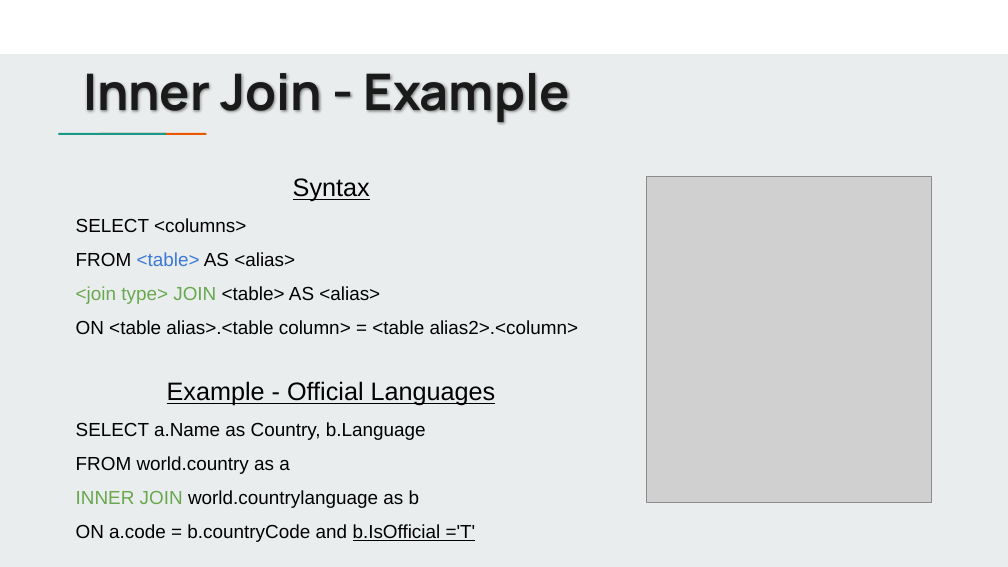
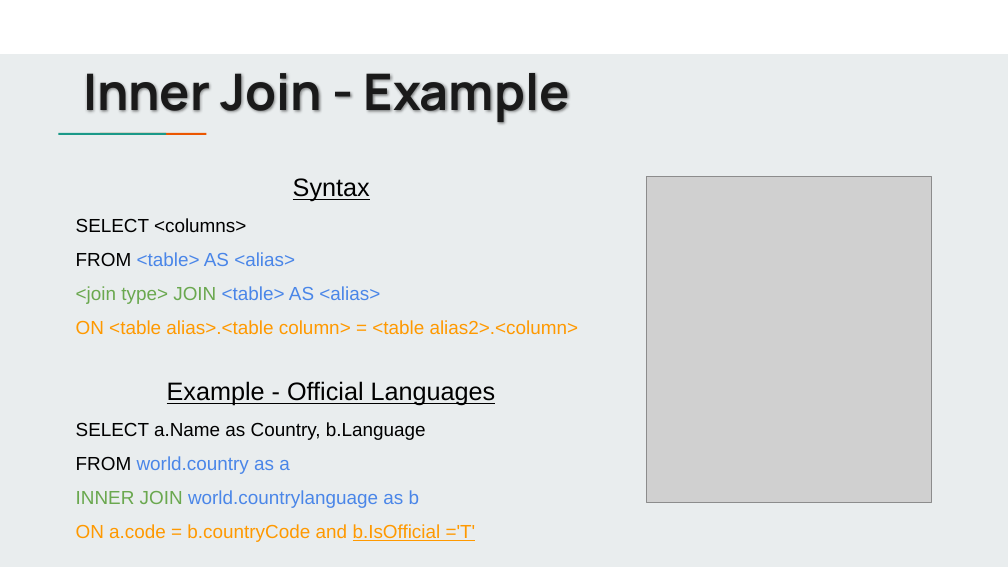
Before and after one commit to jbergmann56/OSDA-DataManipulationAndManagement, a slide deck: slide 4 of Lectures/Manipulating Data Pt. 2 (4).pptx (slide 15 before the commit). Drawn at 1008x567 pixels with LibreOffice and Linux fonts; fonts in the diff are those of the drawing; grey boxes stand for pictures. Boxes give left, top, right and bottom in pixels: in the first picture for what was removed or moved away, otherwise in the second. Text is boxed around its words. In the diff, an @@ line names an element or a change of style, - is before the commit and + after.

```diff
--- a/Lectures/Manipulating Data Pt. 2 (4).pptx
+++ b/Lectures/Manipulating Data Pt. 2 (4).pptx
@@ text "Syntax SELECT <columns> FROM <table> ..." at box(76, 178, 579, 542): text colour #3C78D8 to #4A86E8 in "<table>"; text colour #000000 to #4A86E8 in "AS <alias> <table> AS <alias>", "world.country as a world.countrylanguage as b"; text colour #000000 to #FF9900 in "ON <table alias>.<table column> = <table alias2>.<column>", "ON a.code = b.countryCode and b.IsOfficial ='T'" @@
```
Also in this commit, not shown: 5 other slides changed, 2 slides added, 11 slides removed, 11 other files.
